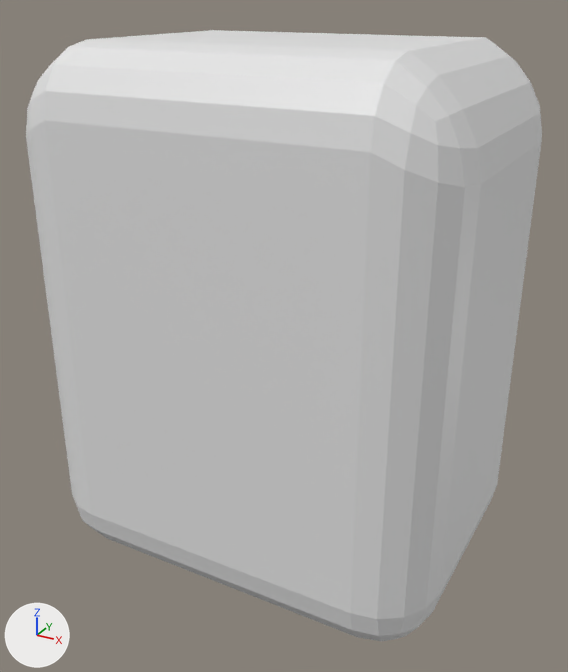
Before and after pictures for a commit that changed the glTF model models/bread_loaf.glb.
Camera for both pictures: a camera (50 mm lens) standing at (0.468, -0.866, 0.415) and looking at (0.0, -0.015, -0.011). Every picture has the same lights, and +X, +Y and +Z are marked at lower left. The picture after the commit comes second.

The scene before the commit, as lines of its bpy script (objects in view):
```python
mat_loaf_crumb = principled_material('Loaf_Crumb')
mat_loaf_crumb.base_color = (0.8, 0.8, 0.8)  # white #e7e7e7
mat_loaf_crust = principled_material('Loaf_Crust')
mat_loaf_crust.base_color = (0.8, 0.8, 0.8)  # white #e7e7e7
me_立方体 = bpy.data.meshes.new('立方体')
me_立方体.from_pydata(...)  # 152 vertices, 300 faces; spans x -0.275..0.275, y -0.21..0.21, z -0.325..0.363
# faces by material slot: [208, 92]
me_立方体.materials.append(mat_loaf_crust)  # white #e7e7e7
me_立方体.materials.append(mat_loaf_crumb)  # white #e7e7e7
ob_bread_loaf = bpy.data.objects.new('Bread_Loaf', me_立方体)
ob_bread_loaf.location = (0.0, 0.0, 0.0)
```
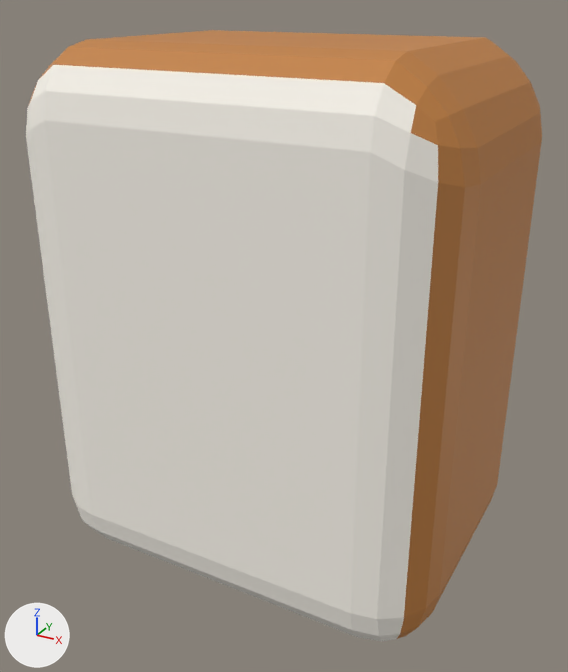
Changed parts and their boxes (x1, y1, x2, y2) in the pictures (568 x 672 px):
'Bread_Loaf', recoloured: (26, 30, 542, 641) in both

The change, as a diff of the scene's bpy script:
```diff
--- a/models/bread_loaf.glb.py
+++ b/models/bread_loaf.glb.py
@@ mat_loaf_crust @@
 mat_loaf_crust = principled_material('Loaf_Crust')
-mat_loaf_crust.base_color = (0.8, 0.8, 0.8)  # white #e7e7e7
+mat_loaf_crust.base_color = (0.55, 0.22, 0.05)  # orange #c4813f
@@ mat_loaf_crumb @@
 mat_loaf_crumb = principled_material('Loaf_Crumb')
-mat_loaf_crumb.base_color = (0.8, 0.8, 0.8)  # white #e7e7e7
+mat_loaf_crumb.base_color = (0.98, 0.94, 0.86)  # white #fdf8ef
```
